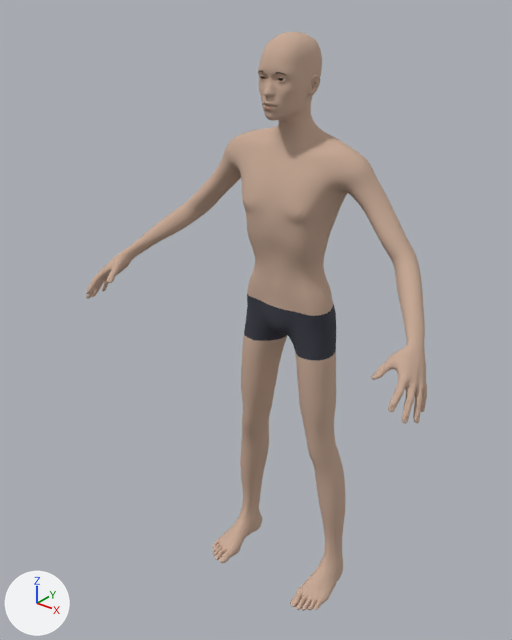
The glTF model charactercreation/mpfb/mpfb_thin.glb as it was, and as the next commit left it.
Rendered twice from a 50 mm camera at (1.54, -2.18, 2.57) aimed at (-0.07, -0.18, 1.33). The lights are fixed; the arrows at lower left show +X, +Y and +Z. The first picture is the older version.

Names of what the first picture shows: 'mpfb_thin'.
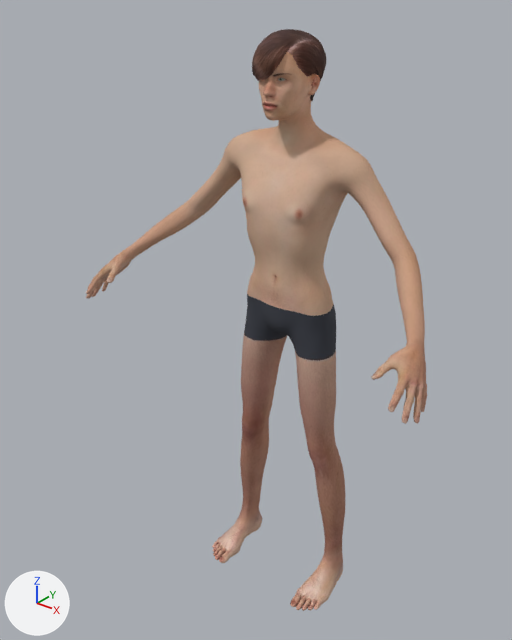
What differs and where, as boxes (x1, y1, x2, y2) in the pictures (512 x 640 px):
'mpfb_thin', surface changed: (86, 52, 427, 611) in both
'mpfb_thin_hair', added (brown): after (252, 29, 326, 101)

Diff of the bpy script that builds the scene:
```diff
--- a/charactercreation/mpfb/mpfb_thin.glb.py
+++ b/charactercreation/mpfb/mpfb_thin.glb.py
@@ img_mpfb_thin_skin @@
+img_mpfb_thin_skin = load_image('mpfb_thin_skin', '_unpacked/mpfb_thin_skin', 1024, 1024, 'sRGB')
@@ img_mpfb_thin_hair @@
+img_mpfb_thin_hair = load_image('mpfb_thin_hair', '_unpacked/mpfb_thin_hair', 512, 512, 'sRGB')
@@ mat_mpfb_thin @@
 mat_mpfb_thin = principled_material('mpfb_thin')
-mat_mpfb_thin.texture = img_mpfb_skin
+mat_mpfb_thin.texture = img_mpfb_thin_skin
 mat_mpfb_thin.roughness = 1.0
@@ mat_mpfb_thin_hair @@
+mat_mpfb_thin_hair = bpy.data.materials.new('mpfb_thin_hair')
+# uses the picture img_mpfb_thin_hair
@@ me_mpfb_thin_hair @@
+me_mpfb_thin_hair.from_pydata(...)  # 1011 vertices, 1922 faces; spans x -0.121..0.1, y -0.213..0.074, z 2.138..2.405
+me_mpfb_thin_hair.materials.append(mat_mpfb_thin_hair)
@@ ob_mpfb_thin_hair @@
+ob_mpfb_thin_hair = bpy.data.objects.new('mpfb_thin_hair', me_mpfb_thin_hair)
+ob_mpfb_thin_hair.location = (0.0, 0.0, 0.0)
```
